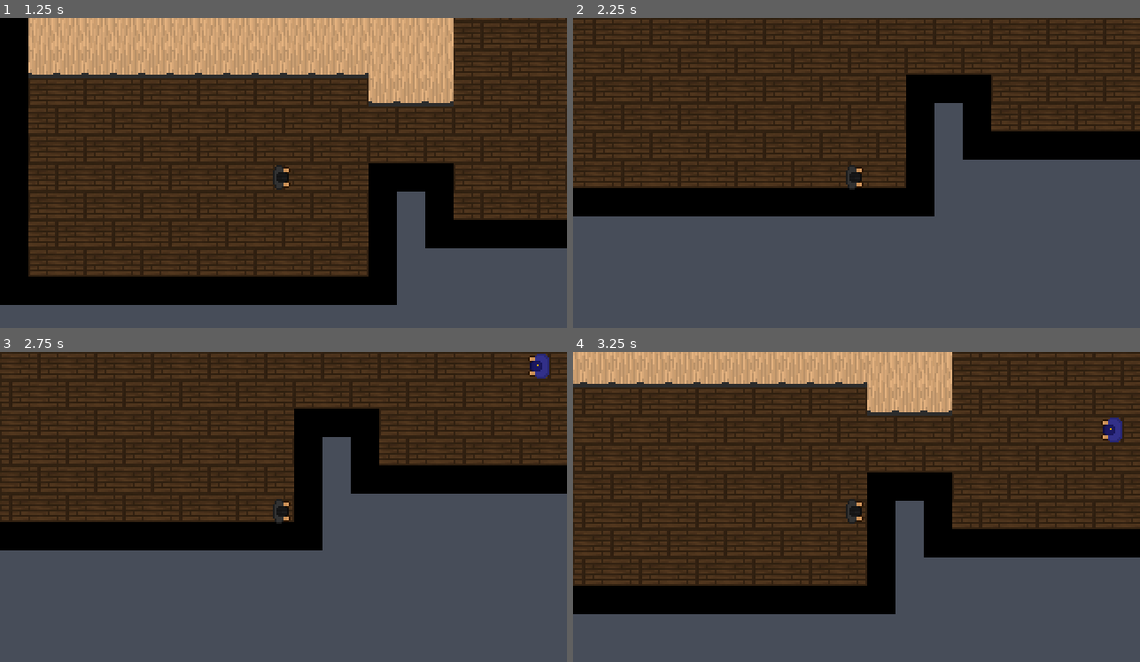
Above: before the commit, frames 1-4 (two rows, left to right).
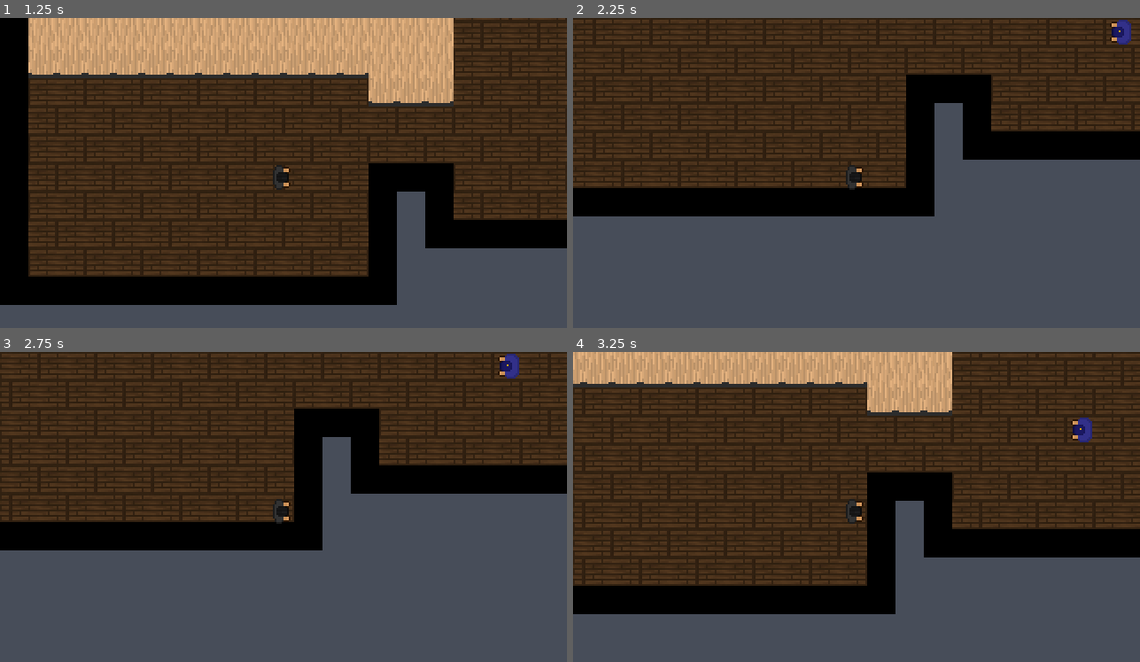
Above: after the commit, the same moments.

Repository: Louiwoah/Stealth_Game
Game: Godot game, scene res://scenes/basic_scene.tscn
The game is run twice, just before and just after one commit, with the same random seed, the same clock (stepped at 60 frames per second) and the same inputs.
Inputs:
- Up to frame 1 (1.25 s): tap Enter at 0.5 s; hold D (move_right) from 0.53 s (still down)
- Up to frame 2 (2.25 s): release D (move_right) at 1.28 s; hold S (move_down) 1.28-2.03 s; hold D (move_right) from 2.03 s (still down)
- Up to frame 3 (2.75 s): keep holding D (move_right)
- Up to frame 4 (3.25 s): release D (move_right) at 2.78 s; hold W (move_up) from 2.78 s (still down)

Frame 1 is identical in both runs. In frame 2, 0.2% of the frame differs, in the area x 94-99%, y 0-9%; in frame 3, 0.5%, in the area x 87-97%, y 0-9%; in frame 4, 0.5%.

Commit message:
Added raycast to guard that tracks player, guard cannot see player if an object is in the way

Diff:
--- a/scenes/basic_scene.tscn
+++ b/scenes/basic_scene.tscn
@@ -36,6 +36,6 @@
 position = Vector2(120, 104)
 
 [node name="guard" parent="." unique_id=331906616 node_paths=PackedStringArray("player") instance=ExtResource("3_cbqwp")]
-position = Vector2(360, 72)
+position = Vector2(343, 72)
 rotation = 3.1415927
 player = NodePath("../Player")
--- a/scenes/guard.tscn
+++ b/scenes/guard.tscn
@@ -18,3 +18,5 @@
 
 [node name="CollisionShape2D" type="CollisionShape2D" parent="." unique_id=830332239]
 shape = SubResource("CircleShape2D_m4fl1")
+
+[node name="SightRay" type="RayCast2D" parent="." unique_id=1021901065]
--- a/scripts/guard.gd
+++ b/scripts/guard.gd
@@ -3,6 +3,7 @@
 @export var player: Node2D
 @export var view_distance: float = 96.0
 @export_range(0, 180) var view_angle_degrees: float = 90.0
+@onready var sight_ray: RayCast2D = $SightRay
 
 func _physics_process(_delta: float) -> void:
 	#debug test, turns red when the player is seen.
@@ -13,7 +14,7 @@
 
 func can_see_player() -> bool:
 
-	if player == null: #to prevent crashing if forget to assign the player to each guard
+	if player == null: #to prevent crashing if I  forget to assign the player to each guard
 		return false
 
 	var to_player: Vector2 = player.global_position - global_position
@@ -22,7 +23,17 @@
 	if to_player.length() > view_distance:
 		return false
 
-	#checks if player is within the cone. dot product is the cosine of the angle between player and guard
+	#checks if player is within the cone
 	var facing := Vector2.from_angle(rotation)
 	var half_angle := deg_to_rad(view_angle_degrees / 2.0)
-	return facing.dot(to_player.normalized()) > cos(half_angle)
+
+	if facing.dot(to_player.normalized()) <= cos(half_angle):
+		return false
+
+	#checks if a wall is between guard and player
+	sight_ray.target_position = sight_ray.to_local(player.global_position) #points ray from guard to player
+	sight_ray.force_raycast_update()
+	if sight_ray.is_colliding() and sight_ray.get_collider() != player:
+		return false   #returns false if something is blocking the raycast (that isnt the player)
+
+	return true   # passed every check
